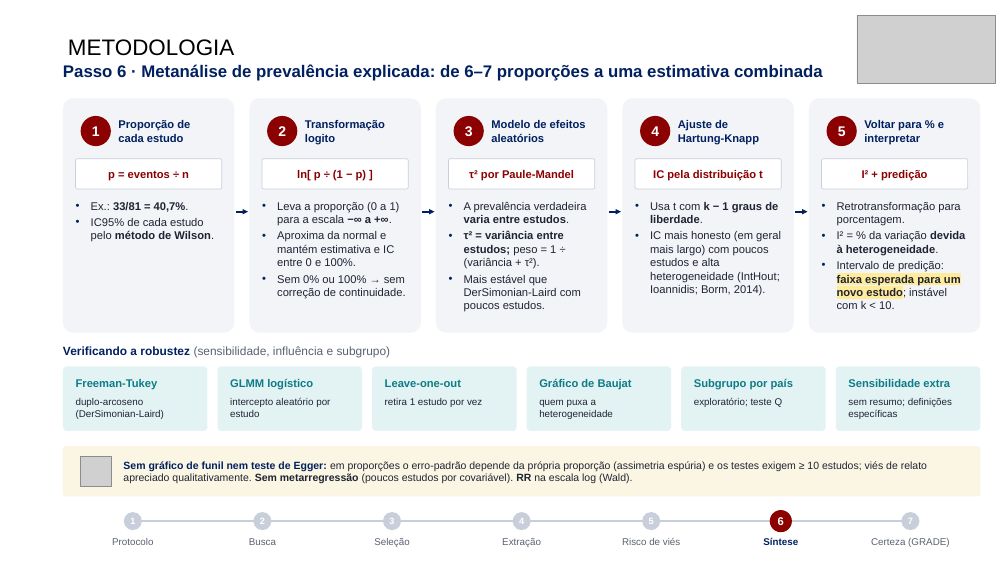
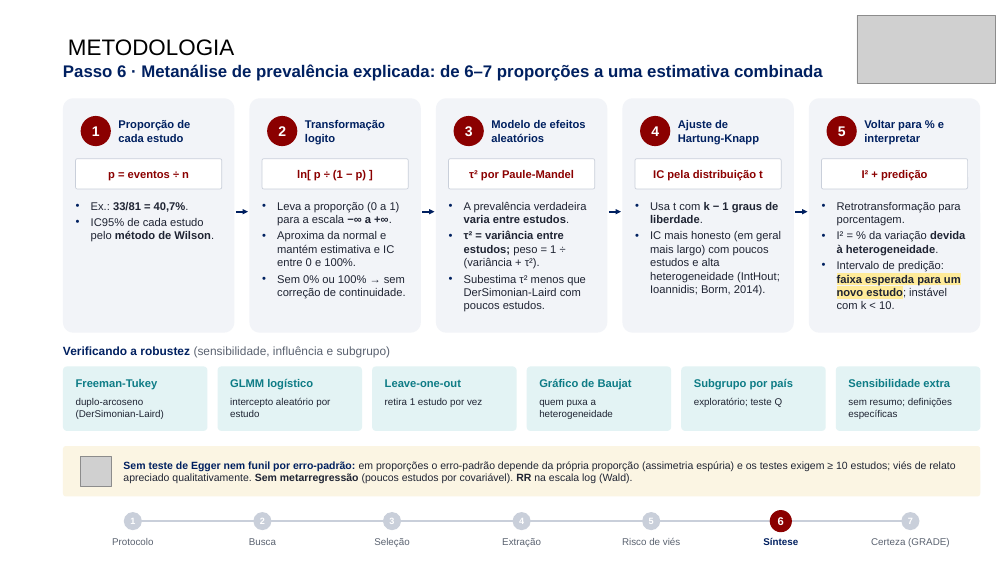
Before and after one commit to ravibuzz/IC-fumaca, a slide deck: slide 9 of apresentacao/SEMICA_Fumaca_Cirurgica_Baccaro.pptx. Drawn at 1008x567 pixels with LibreOffice and Linux fonts; fonts in the diff are those of the drawing; grey boxes stand for pictures; background and template pictures are left out. Boxes give left, top, right and bottom in pixels: in the first picture for what was removed or moved away, otherwise in the second. Text is boxed around its words. In the diff, an @@ line names an element or a change of style, - is before the commit and + after.

```diff
--- a/apresentacao/SEMICA_Fumaca_Cirurgica_Baccaro.pptx
+++ b/apresentacao/SEMICA_Fumaca_Cirurgica_Baccaro.pptx
@@ text at (x1=464, y1=275, x2=586, y2=312): text changed @@
-• Mais estável que DerSimonian-Laird com poucos estudos.
+• Subestima τ² menos que DerSimonian-Laird com poucos estudos.
@@ text at (x1=123, y1=461, x2=955, y2=483): text changed @@
-Sem gráfico de funil nem teste de Egger: em proporções o erro-padrão depende da própria proporção (assimetria espúria) e os testes exigem ≥ 10 estudos; viés de relato apreciado qualitativamente. Sem metarregressão (poucos estudos por covariável). RR na escala log (Wald).
+Sem teste de Egger nem funil por erro-padrão: em proporções o erro-padrão depende da própria proporção (assimetria espúria) e os testes exigem ≥ 10 estudos; viés de relato apreciado qualitativamente. Sem metarregressão (poucos estudos por covariável). RR na escala log (Wald).
```
Also in this commit, not shown: 15 other slides changed, 11 other files.
